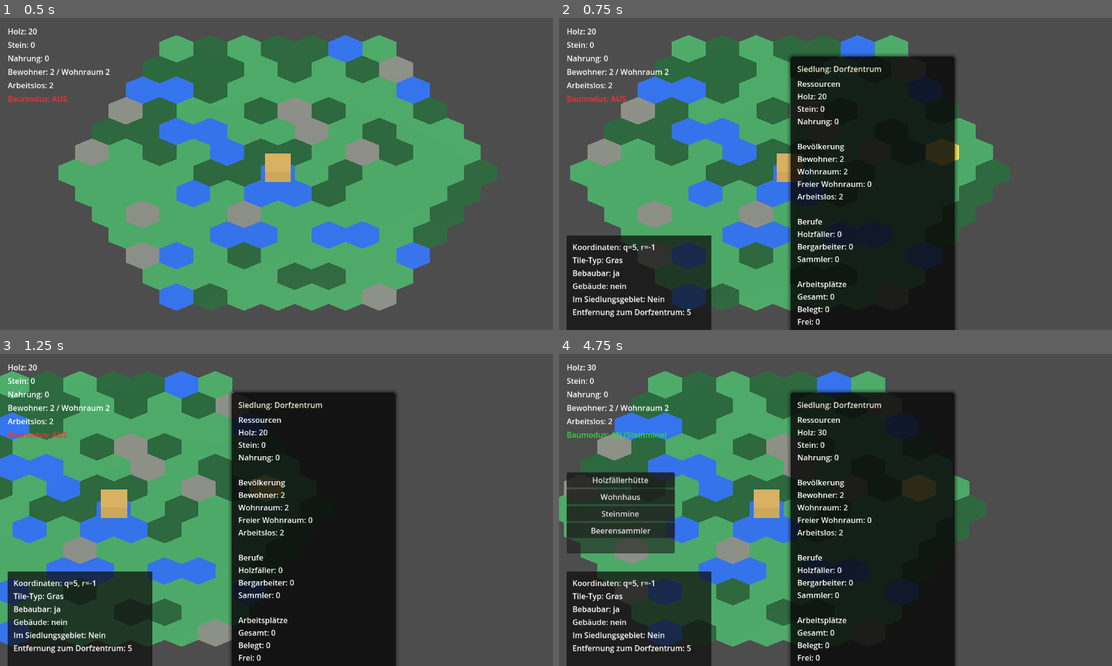
Above: before the commit, frames 1-4 (two rows, left to right).
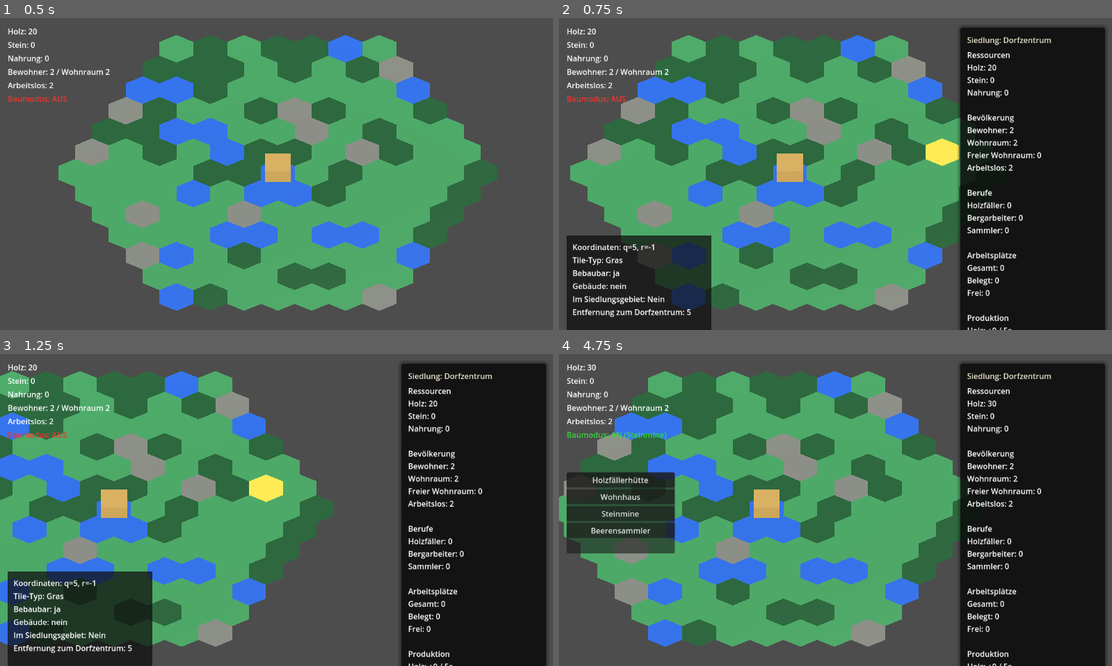
Above: after the commit, the same moments.

Repository: Ranu4922/CodexGame
Game: Godot game, scene res://scenes/Main.tscn
Two runs of this game, one before a commit and one after it. Both use one fixed random seed, a clock stepped at 60 frames per second and the inputs below.
Inputs (mouse positions are in pixels of both pictures, inside the frame that each line leads up to):
- Up to frame 1 (0.5 s): no input
- Up to frame 2 (0.75 s): tap Enter at 0.5 s; move the mouse to (957, 158) at 0.52 s; hold D from 0.53 s (still down); tap I at 0.6 s; click (957, 158) at 0.67 s
- Up to frame 3 (1.25 s): keep holding D
- Up to frame 4 (4.75 s): move the mouse to (724, 525) at 1.27 s; release D at 1.28 s; hold S 1.28-2.03 s; tap one key every 0.75 s from 1.35 s: B R 1 2 3; move the mouse to (890, 441) at 2.02 s; hold D 2.03-2.78 s; move the mouse to (807, 572) at 2.77 s; hold W 2.78-3.53 s; click (807, 572) at 2.92 s; move the mouse to (1001, 556) at 3.52 s; hold A from 3.53 s (still down); move the mouse to (669, 463) at 4.27 s

Frame 1 is identical in both runs. In frame 2, 52% of the frame differs, in the area x 41-99%, y 2-100%; in frame 3, 51%; in frame 4, 59%, in the area x 1-99%, y 2-100%.

Commit message:
Position settlement window at top right

Diff:
--- a/scenes/GameWorld.tscn
+++ b/scenes/GameWorld.tscn
@@ -113,10 +113,13 @@
 
 [node name="SettlementWindow" type="PanelContainer" parent="CanvasLayer"]
 visible = false
-offset_left = 480.0
-offset_top = 80.0
-offset_right = 820.0
-offset_bottom = 540.0
+anchors_preset = 1
+anchor_left = 1.0
+anchor_right = 1.0
+offset_left = -320.0
+offset_top = 20.0
+offset_right = -20.0
+offset_bottom = 460.0
 
 [node name="VBoxContainer" type="VBoxContainer" parent="CanvasLayer/SettlementWindow"]
 layout_mode = 2
